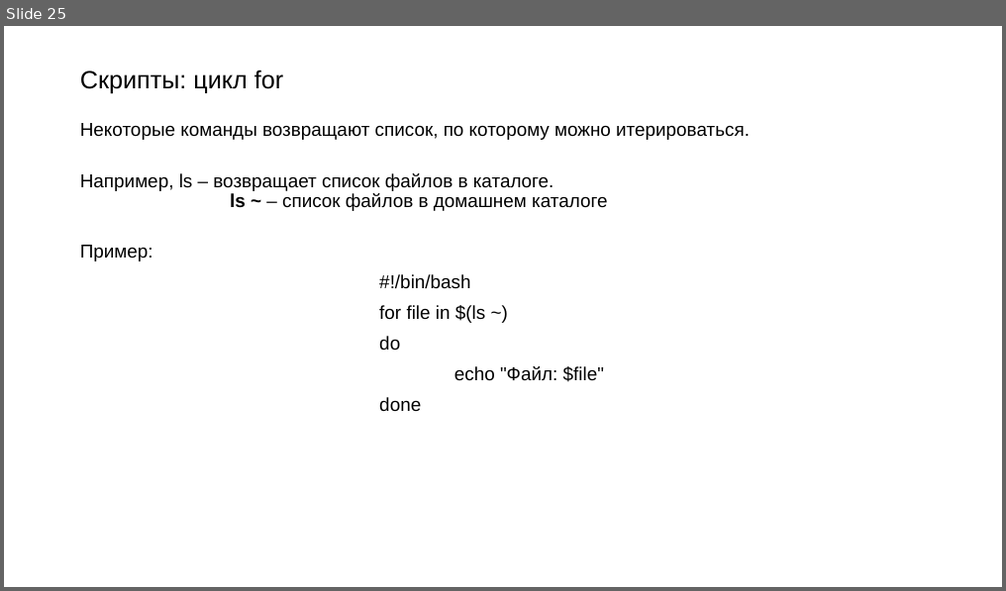
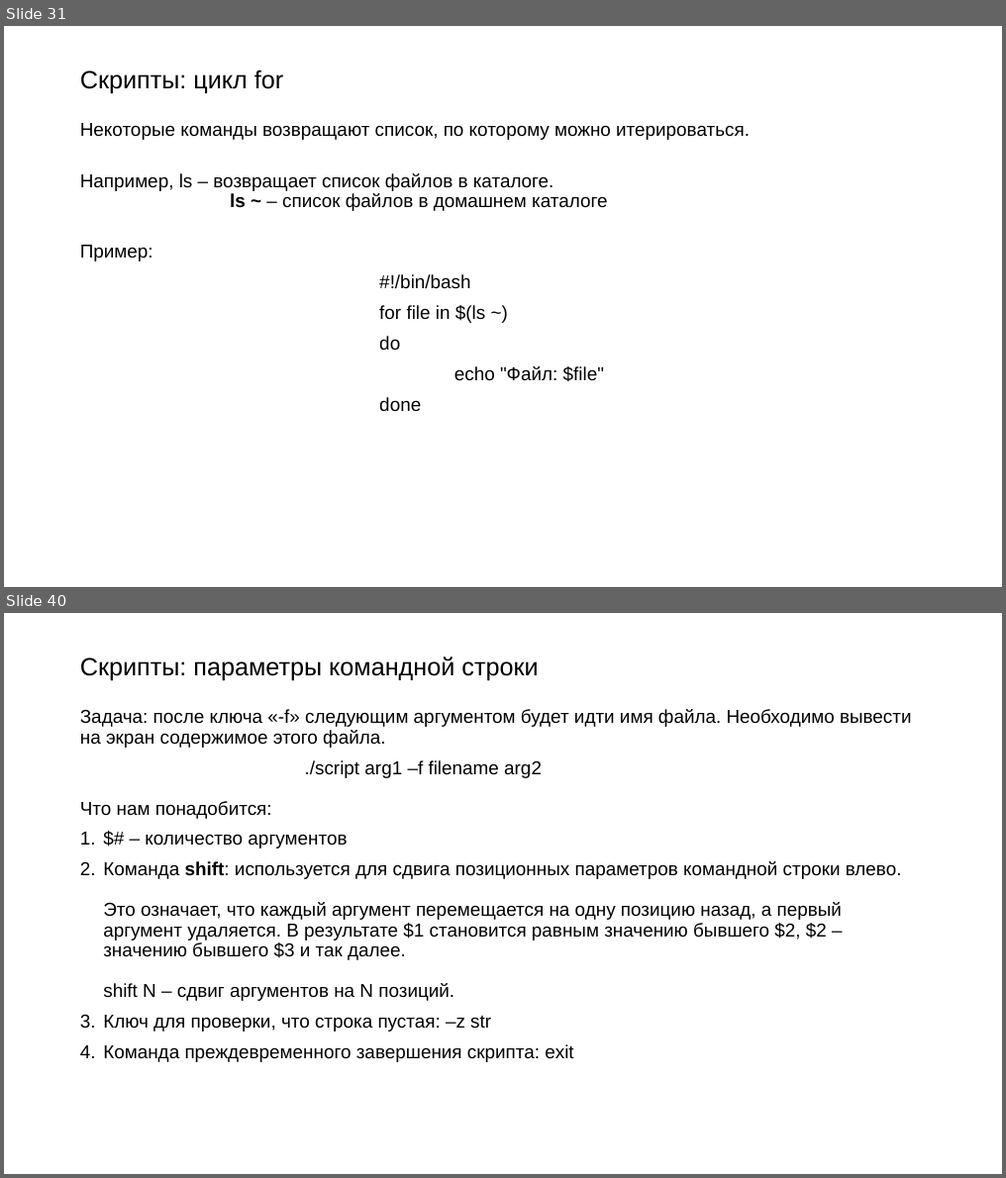
Before and after one commit to Rudeigin/OI, a slide deck: 2 лекция/ОИ bash.pptx. Shown one above the other, each under a label of ours: slide 25 before the commit, slides 31 and 40 after it; the slides between them are not shown. The pictures are 1006x591 and 1006x1178 pixels, drawn with LibreOffice and Linux fonts; fonts in the diff are those of the drawing. Boxes give left, top, right and bottom in pixels: in the first picture for what was removed or moved away, otherwise in the second. Text is boxed around its words. In the diff, an @@ line names an element or a change of style, - is before the commit and + after.

```diff
--- a/2 лекция/ОИ bash.pptx
+++ b/2 лекция/ОИ bash.pptx
@@ slide 40 added at box(4, 613, 1002, 1174), background #FFFFFF @@
@@ title added at box(80, 657, 538, 681), 24 pt, text #000000 @@
+Скрипты: параметры командной строки
@@ text added at box(80, 709, 912, 1062), 18 pt, text #000000 @@
+Задача: после ключа «-f» следующим аргументом будет идти имя файла. Необходимо вывести на экран содержимое этого файла.
+./script arg1 –f filename arg2
+Что нам понадобится:
+1. $# – количество аргументов
+2. Команда shift: используется для сдвига позиционных параметров командной строки влево.
+   Это означает, что каждый аргумент перемещается на одну позицию назад, а первый аргумент удаляется. В результате $1 становится равным значению бывшего $2, $2 – значению бывшего $3 и так далее.
+   shift N – сдвиг аргументов на N позиций.
+3. Ключ для проверки, что строка пустая: –z str
+4. Команда преждевременного завершения скрипта: exit
@@ what was slide 25 is now slide 31 @@
```
Also in this commit, not shown: 3 slides changed, 15 other slides added, 1 other file.
